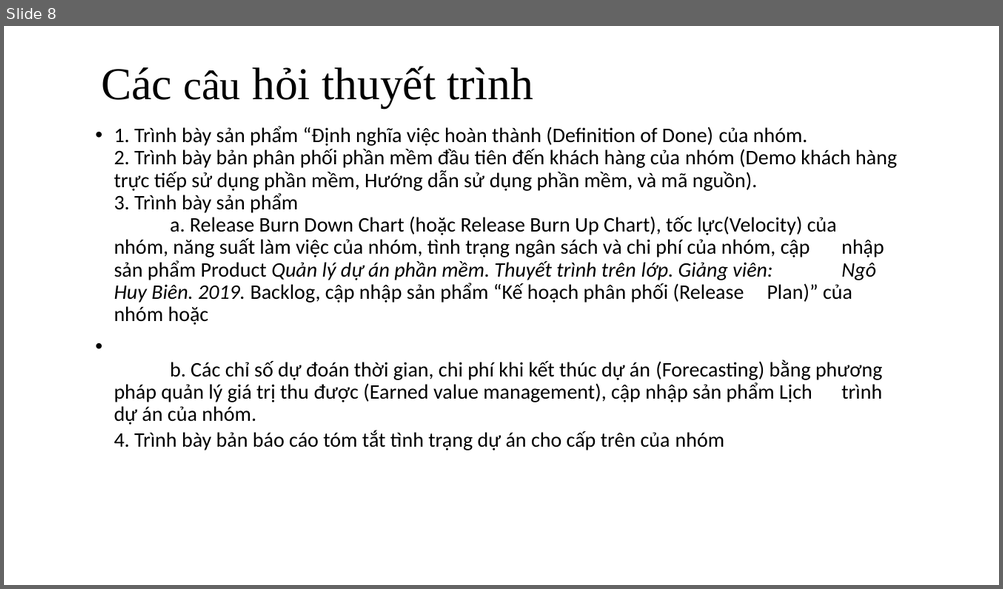
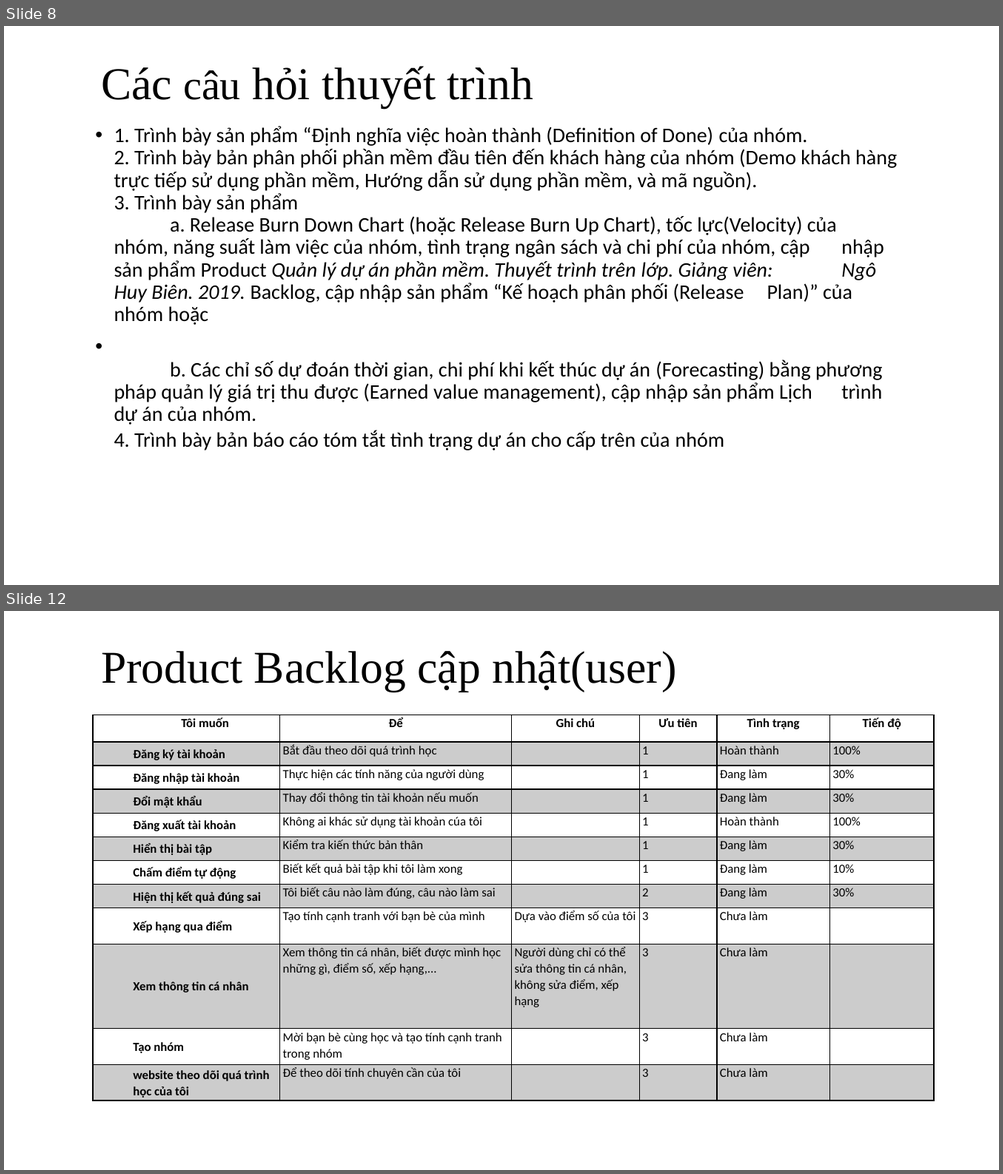
Before and after one commit to huynhquangminh/18HCB_QuanLyQuyTrinhPhanMem, a slide deck: Documents/Tuan5/Nhom_3_Tuan_5.pptx. Shown one above the other, each under a label of ours: slide 8 before the commit, slides 8 and 12 after it; the slides between them are not shown. The pictures are 1003x589 and 1003x1174 pixels, drawn with LibreOffice and Linux fonts; fonts in the diff are those of the drawing. Boxes give left, top, right and bottom in pixels: in the first picture for what was removed or moved away, otherwise in the second. Text is boxed around its words. In the diff, an @@ line names an element or a change of style, - is before the commit and + after.

Commit message:
Cập nhật thành viên và tạo DOD

```diff
--- a/Documents/Tuan5/Nhom_3_Tuan_5.pptx
+++ b/Documents/Tuan5/Nhom_3_Tuan_5.pptx
@@ slide 12 added at (x1=4, y1=611, x2=999, y2=1170), background #FFFFFF @@
@@ title added at (x1=101, y1=651, x2=677, y2=691), 44 pt, text #000000 @@
+Product Backlog cập nhật(user)
@@ table added at (x1=93, y1=715, x2=933, y2=1101), 12 rows, 6 columns @@
+Tôi muốn | Để | Ghi chú | Ưu tiên | Tình trạng | Tiến độ
+Đăng ký tài khoản | Bắt đầu theo dõi quá trình học |  | 1 | Hoàn thành | 100%
+Đăng nhập tài khoản | Thực hiện các tính năng của người dùng |  | 1 | Đang làm | 30%
+Đổi mật khẩu | Thay đổi thông tin tài khoản nếu muốn |  | 1 | Đang làm | 30%
+Đăng xuất tài khoản | Không ai khác sử dụng tài khoản cúa tôi |  | 1 | Hoàn thành | 100%
+Hiển thị bài tập | Kiểm tra kiến thức bản thân |  | 1 | Đang làm | 30%
+Chấm điểm tự động | Biết kết quả bài tập khi tôi làm xong |  | 1 | Đang làm | 10%
+Hiện thị kết quả đúng sai | Tôi biết câu nào làm đúng, câu nào làm sai |  | 2 | Đang làm | 30%
+Xếp hạng qua điểm | Tạo tính cạnh tranh với bạn bè của mình | Dựa vào điểm số của tôi | 3 | Chưa làm | 
+Xem thông tin cá nhân | Xem thông tin cá nhân, biết được mình học những gì, điểm số, xếp hạng,... | Người dùng chỉ có thể sửa thông tin cá nhân, không sửa điểm, xếp hạng | 3 | Chưa làm | 
+Tạo nhóm | Mời bạn bè cùng học và tạo tính cạnh tranh trong nhóm |  | 3 | Chưa làm | 
+website theo dõi quá trình học của tôi | Để theo dõi tính chuyên cần của tôi |  | 3 | Chưa làm | 
```
Also in this commit, not shown: 5 slides changed, 4 other slides added, 1 slide removed, 4 other files.
